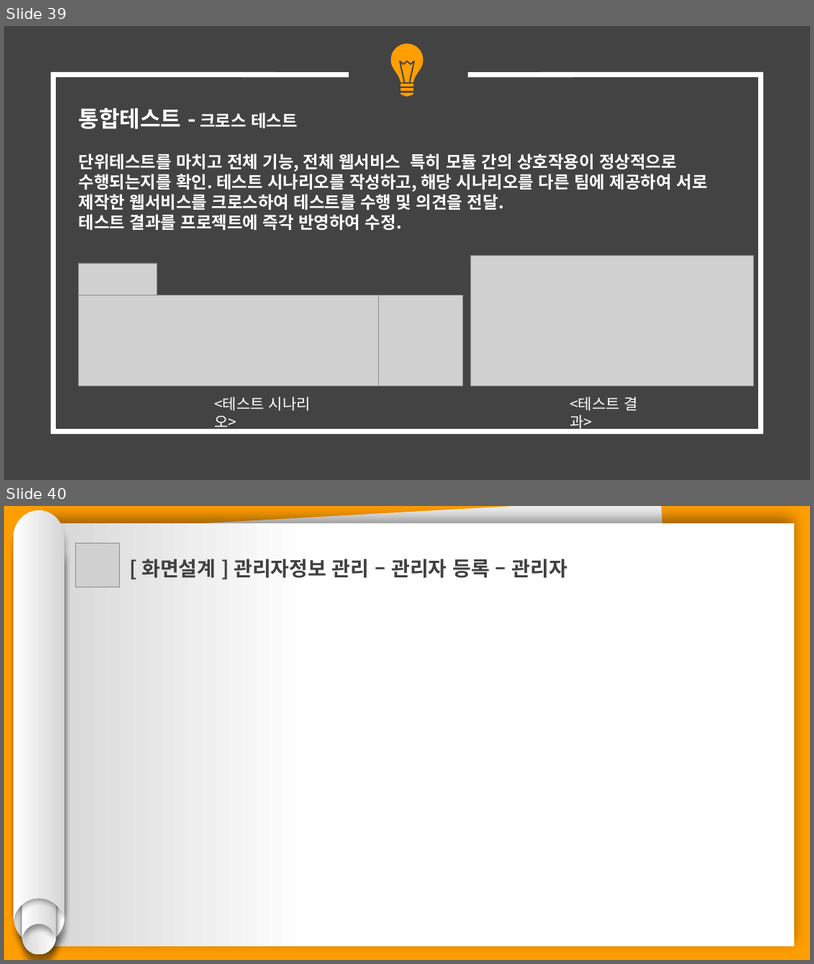
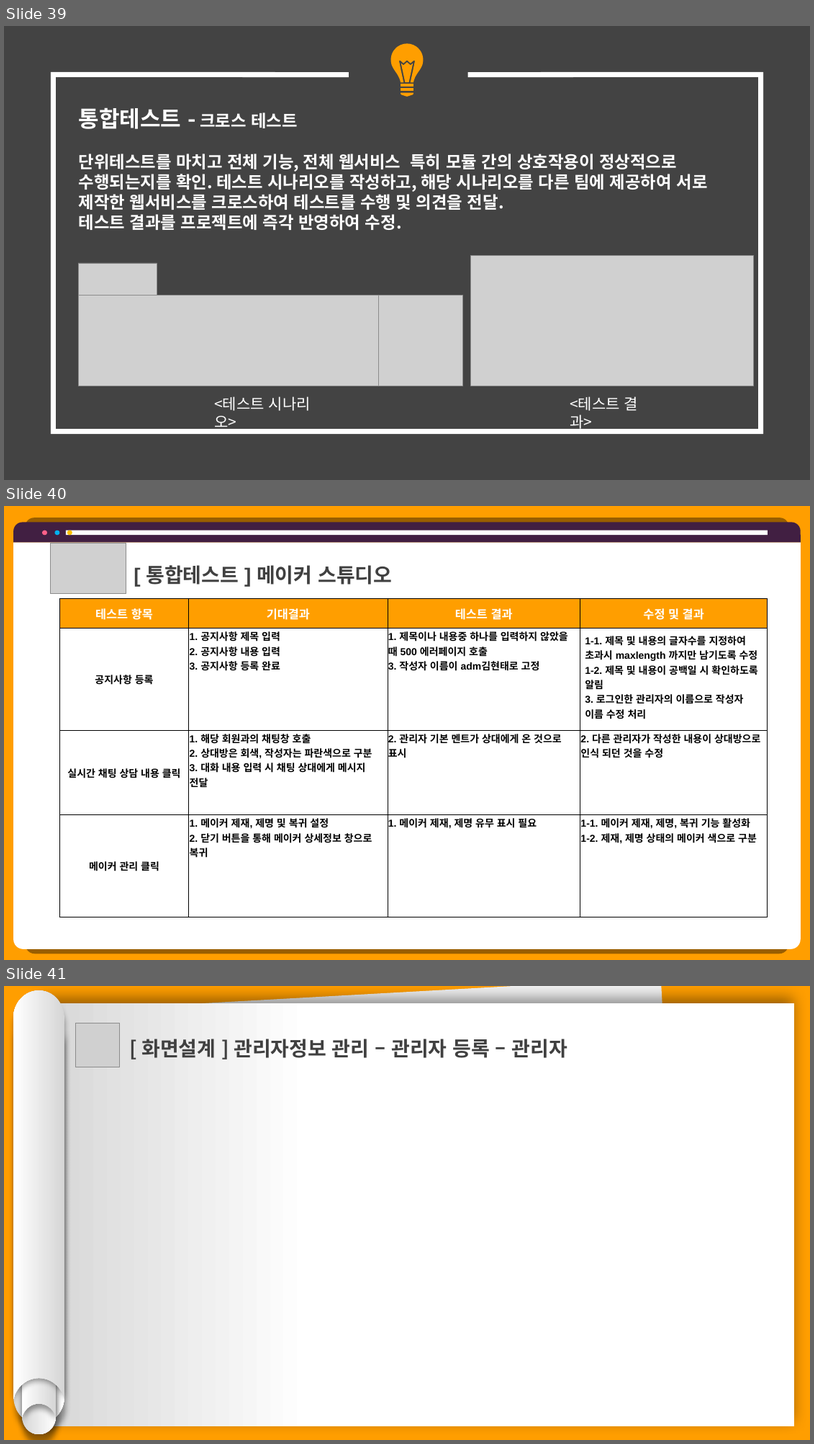
Before and after one commit to hhsw07/ezen-academy-projects, a slide deck: 0 발표용 파워포인트/project06 - 파워포인트 종합 - 송우.pptx. Shown one above the other, each under a label of ours: slides 39 and 40 before the commit, slides 39, 40 and 41 after it. The pictures are 814x964 and 814x1444 pixels, drawn with LibreOffice and Linux fonts; fonts in the diff are those of the drawing; grey boxes stand for pictures. Boxes give left, top, right and bottom in pixels: in the first picture for what was removed or moved away, otherwise in the second. Text is boxed around its words. In the diff, an @@ line names an element or a change of style, - is before the commit and + after.

Commit message:
통합테스트 ppt 추가

```diff
--- a/0 발표용 파워포인트/project06 - 파워포인트 종합 - 송우.pptx
+++ b/0 발표용 파워포인트/project06 - 파워포인트 종합 - 송우.pptx
@@ slide 40 added at box(4, 506, 810, 960), background #FF9E00 @@
@@ round same rect added at box(13, 523, 801, 542), fill #411F42 @@
@@ round same rect added at box(13, 542, 801, 949), fill #FFFFFF @@
@@ ellipse added at box(42, 530, 47, 535), fill #FF6189 @@
@@ picture added at box(50, 543, 126, 594) @@
@@ ellipse added at box(55, 530, 59, 535), fill #00B0F0 @@
@@ rectangle added at box(66, 530, 768, 535), fill #FFFFFF @@
@@ ellipse added at box(67, 530, 72, 535), fill #FFC000 @@
@@ text added at box(146, 565, 392, 584), 24 pt, text #404040, bold @@
+[ 통합테스트 ] 메이커 스튜디오
@@ table added at box(59, 599, 769, 917), 4 rows, 4 columns @@
+테스트 항목 | 기대결과 | 테스트 결과 | 수정 및 결과
+공지사항 등록 | 1. 공지사항 제목 입력 / 2. 공지사항 내용 입력 / 3. 공지사항 등록 완료 | 1. 제목이나 내용중 하나를 입력하지 않았을 때 500 에러페이지 호출 / 3. 작성자 이름이 adm김현태로 고정 | 1-1. 제목 및 내용의 글자수를 지정하여 초과시 maxlength 까지만 남기도록 수정 / 1-2. 제목 및 내용이 공백일 시 확인하도록 알림 / 3. 로그인한 관리자의 이름으로 작성자 이름 수정 처리
+실시간 채팅 상담 내용 클릭 | 1. 해당 회원과의 채팅창 호출 / 2. 상대방은 회색, 작성자는 파란색으로 구분 / 3. 대화 내용 입력 시 채팅 상대에게 메시지 전달 | 2. 관리자 기본 멘트가 상대에게 온 것으로 표시 | 2. 다른 관리자가 작성한 내용이 상대방으로 인식 되던 것을 수정
+메이커 관리 클릭 | 1. 메이커 제재, 제명 및 복귀 설정 / 2. 닫기 버튼을 통해 메이커 상세정보 창으로 복귀 | 1. 메이커 제재, 제명 유무 표시 필요 | 1-1. 메이커 제재, 제명, 복귀 기능 활성화 / 1-2. 제재, 제명 상태의 메이커 색으로 구분
@@ what was slide 40 is now slide 41 @@
```
Also in this commit, not shown: 1 other file.
